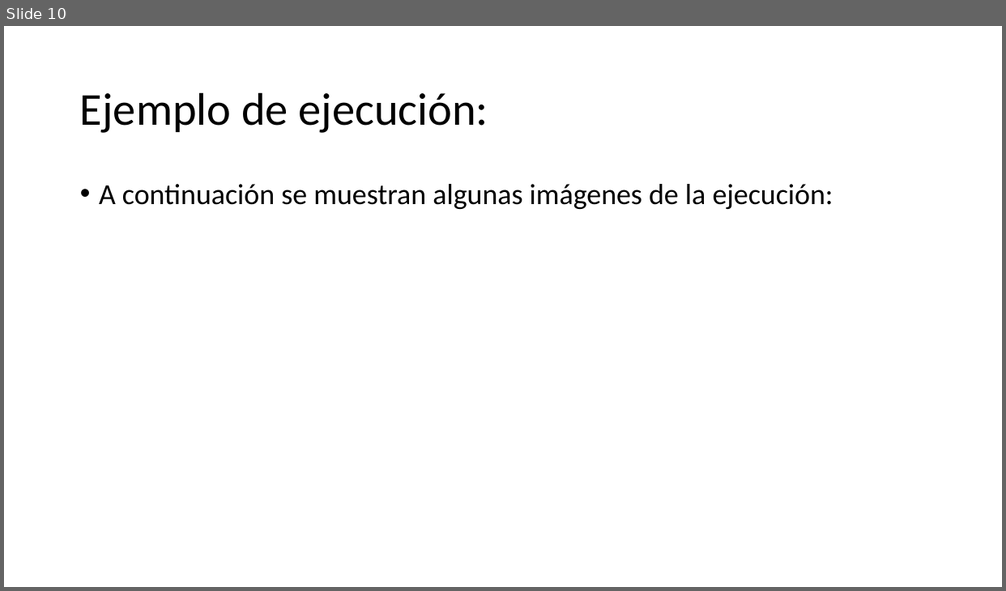
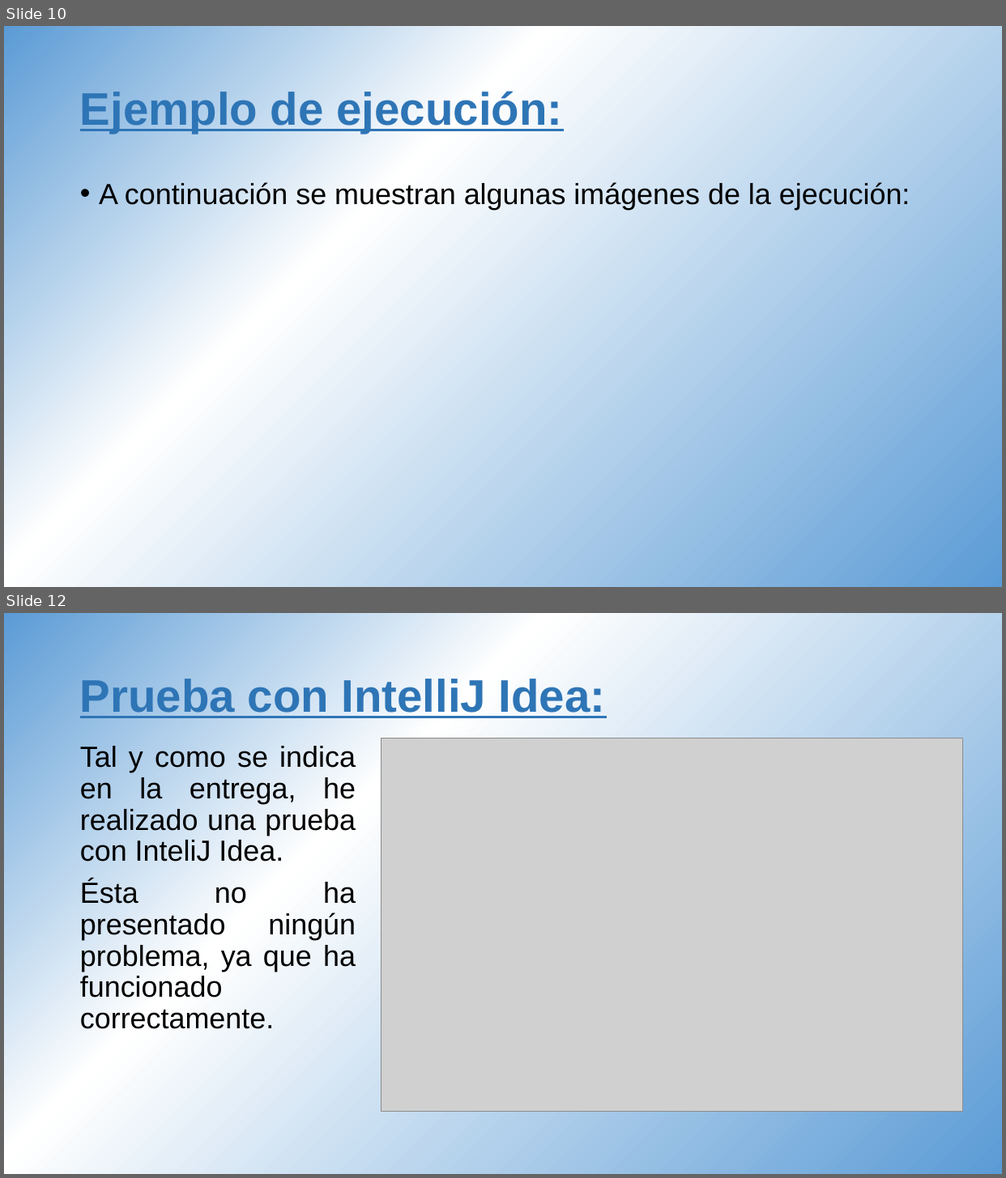
Before and after one commit to IhoFenixMFS/pracPOOjun18, a slide deck: poo.pptx. Shown one above the other, each under a label of ours: slide 10 before the commit, slides 10 and 12 after it; the slides between them are not shown. The pictures are 1006x591 and 1006x1178 pixels, drawn with LibreOffice and Linux fonts; fonts in the diff are those of the drawing; grey boxes stand for pictures. Boxes give left, top, right and bottom in pixels: in the first picture for what was removed or moved away, otherwise in the second. Text is boxed around its words. In the diff, an @@ line names an element or a change of style, - is before the commit and + after.

```diff
--- a/poo.pptx
+++ b/poo.pptx
@@ slide 12 added at <box>4,613,1002,1174</box>, background gradient #5B9BD5 to #FFFFFF @@
@@ title added at <box>80,679,606,720</box>, 44 pt, text #2E75B6, bold, underline @@
+Prueba con IntelliJ Idea:
@@ text added at <box>80,746,356,1029</box>, 28 pt, text #000000 @@
+Tal y como se indica en la entrega, he realizado una prueba con InteliJ Idea.
+Ésta no ha presentado ningún problema, ya que ha funcionado correctamente.
@@ picture added at <box>381,738,963,1112</box> @@
@@ slide 10 changed as well @@
@@ background #FFFFFF to gradient #5B9BD5 to #FFFFFF @@
@@ title "Ejemplo de ejecución:" at <box>80,91,562,133</box>: font Calibri to Arial, text colour #000000 to #2E75B6, bold on, underline on; alignment left to justified @@
@@ text "A continuación se muestran algunas ..." at <box>99,182,910,210</box>: font Calibri to Arial; alignment left to justified @@
```
Also in this commit, not shown: 11 other slides changed, 1 other slide added, 1 slide removed.
